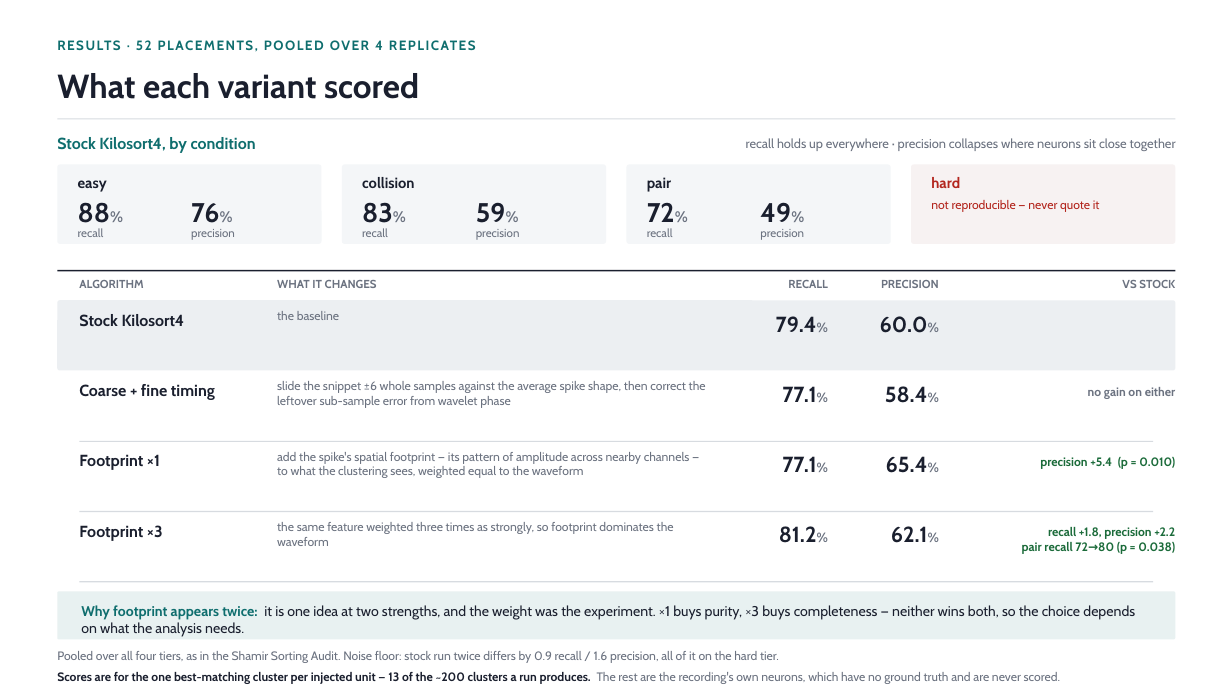
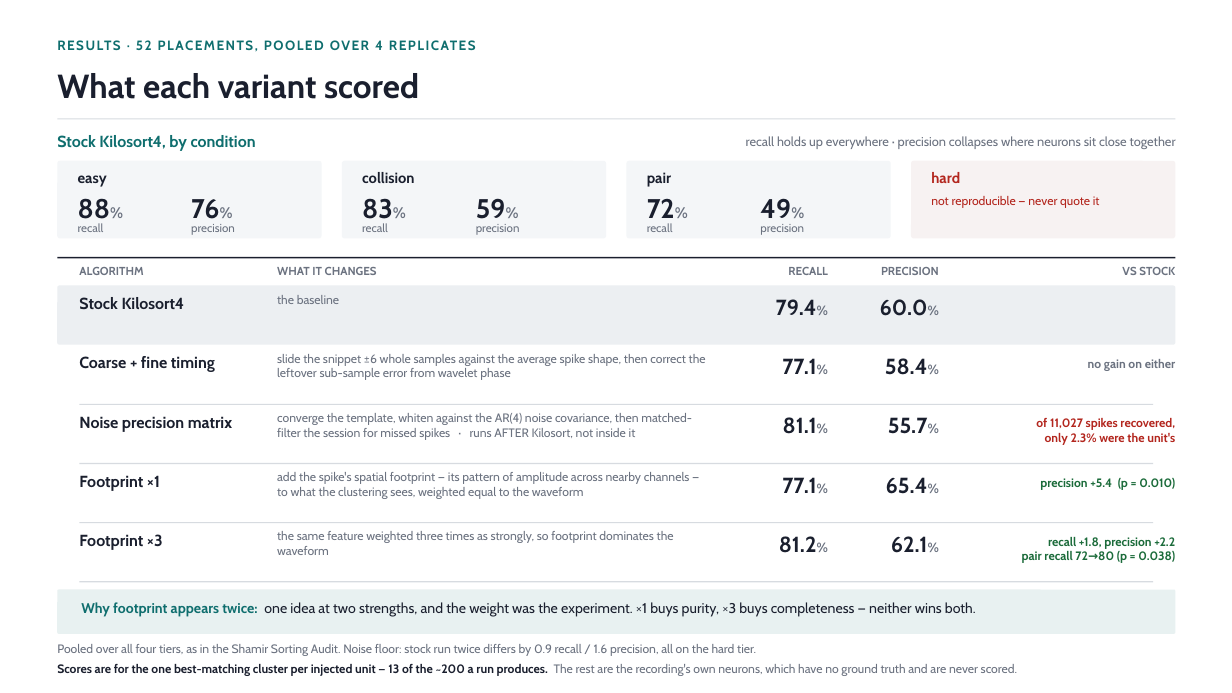
Before and after one commit to ZurGil/striatal-spike-sorting, a slide deck: slide 2 of outputs/kilosort_variants_summary.pptx. Drawn at 1232x693 pixels with LibreOffice and Linux fonts; fonts in the diff are those of the drawing. Boxes give left, top, right and bottom in pixels: in the first picture for what was removed or moved away, otherwise in the second. Text is boxed around its words. In the diff, an @@ line names an element or a change of style, - is before the commit and + after.

```diff
--- a/outputs/kilosort_variants_summary.pptx
+++ b/outputs/kilosort_variants_summary.pptx
@@ text "easy": place and size @@
-text "easy" at box(78, 180, 107, 192)
+text "easy" at box(78, 175, 107, 187)
@@ text "collision": place and size @@
-text "collision" at box(362, 177, 414, 188)
+text "collision" at box(362, 172, 414, 183)
@@ text "pair": place and size @@
-text "pair" at box(647, 177, 671, 192)
+text "pair" at box(647, 172, 671, 187)
@@ 13 texts, 4 rounded rectangles: place and size @@
-13 texts, 4 rounded rectangles at box(57, 165, 1176, 244)
+13 texts, 4 rounded rectangles at box(57, 161, 1176, 238)
@@ text "hard": place and size @@
-text "hard" at box(931, 177, 960, 188)
+text "hard" at box(931, 172, 960, 183)
@@ 9 texts, 1 rectangle: place and size @@
-9 texts, 1 rectangle at box(57, 270, 1176, 333)
+9 texts, 1 rectangle at box(57, 257, 1176, 316)
@@ rounded rectangle: place and size @@
-rounded rectangle at box(57, 300, 1176, 371)
+rounded rectangle at box(57, 286, 1176, 345)
@@ 4 texts: place and size @@
-4 texts at box(79, 381, 928, 408)
+4 texts at box(79, 354, 928, 380)
@@ text "no gain on either": place and size @@
-text "no gain on either" at box(1088, 387, 1175, 399)
+text "no gain on either" at box(1088, 359, 1175, 371)
@@ rectangle: place and size @@
-rectangle at box(79, 441, 1153, 442)
+rectangle at box(79, 404, 1153, 405)
@@ text added at box(79, 416, 232, 432), 12.5 pt, text #1A1F2E, bold @@
+Noise precision matrix
@@ text added at box(277, 413, 692, 440), 9.5 pt, text #6B7280 @@
+converge the template, whiten against the AR(4) noise covariance, then matched-filter the session for missed spikes · runs AFTER Kilosort, not inside it
@@ text added at box(783, 417, 817, 434), 17 pt, text #1A1F2E, bold @@
+81.1%
@@ text added at box(888, 417, 928, 434), 17 pt, text #1A1F2E, bold @@
+55.7%
@@ text added at box(1036, 418, 1175, 445), 9.5 pt, text #B3261E, bold @@
+of 11,027 spikes recovered,
+only 2.3% were the unit's
@@ rectangle: place and size @@
-rectangle at box(79, 511, 1153, 512)
+rectangle at box(79, 463, 1153, 464)
@@ 5 texts: place and size @@
-5 texts at box(79, 452, 1175, 478)
+5 texts at box(79, 472, 1175, 499)
@@ rectangle added at box(79, 522, 1153, 523), fill #D7DBE0 @@
@@ 5 texts: place and size @@
-5 texts at box(79, 522, 1175, 554)
+5 texts at box(79, 531, 1175, 563)
@@ rounded rectangle: place and size @@
-rounded rectangle at box(57, 592, 1176, 640)
+rounded rectangle at box(57, 590, 1176, 634)
@@ text at box(81, 602, 976, 617): text changed @@
-Why footprint appears twice: it is one idea at two strengths, and the weight was the experiment. ×1 buys purity, ×3 buys completeness — neither wins both, so the choice depends on what the analysis needs.
+Why footprint appears twice: one idea at two strengths, and the weight was the experiment. ×1 buys purity, ×3 buys completeness — neither wins both.
@@ text at box(57, 644, 1017, 676): text changed @@
-Pooled over all four tiers, as in the Shamir Sorting Audit. Noise floor: stock run twice differs by 0.9 recall / 1.6 precision, all of it on the hard tier.
-Scores are for the one best-matching cluster per injected unit — 13 of the ~200 clusters a run produces. The rest are the recording's own neurons, which have no ground truth and are never scored.
+Pooled over all four tiers, as in the Shamir Sorting Audit. Noise floor: stock run twice differs by 0.9 recall / 1.6 precision, all on the hard tier.
+Scores are for the one best-matching cluster per injected unit — 13 of the ~200 a run produces. The rest are the recording's own neurons, which have no ground truth and are never scored.
```
Also in this commit, not shown: 2 other slides changed, 1 other file.
